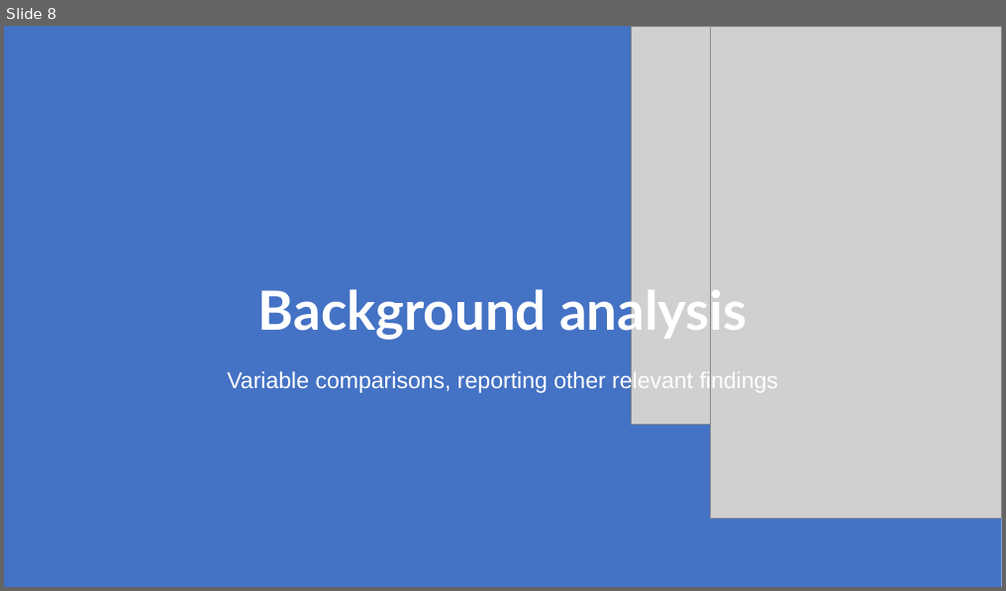
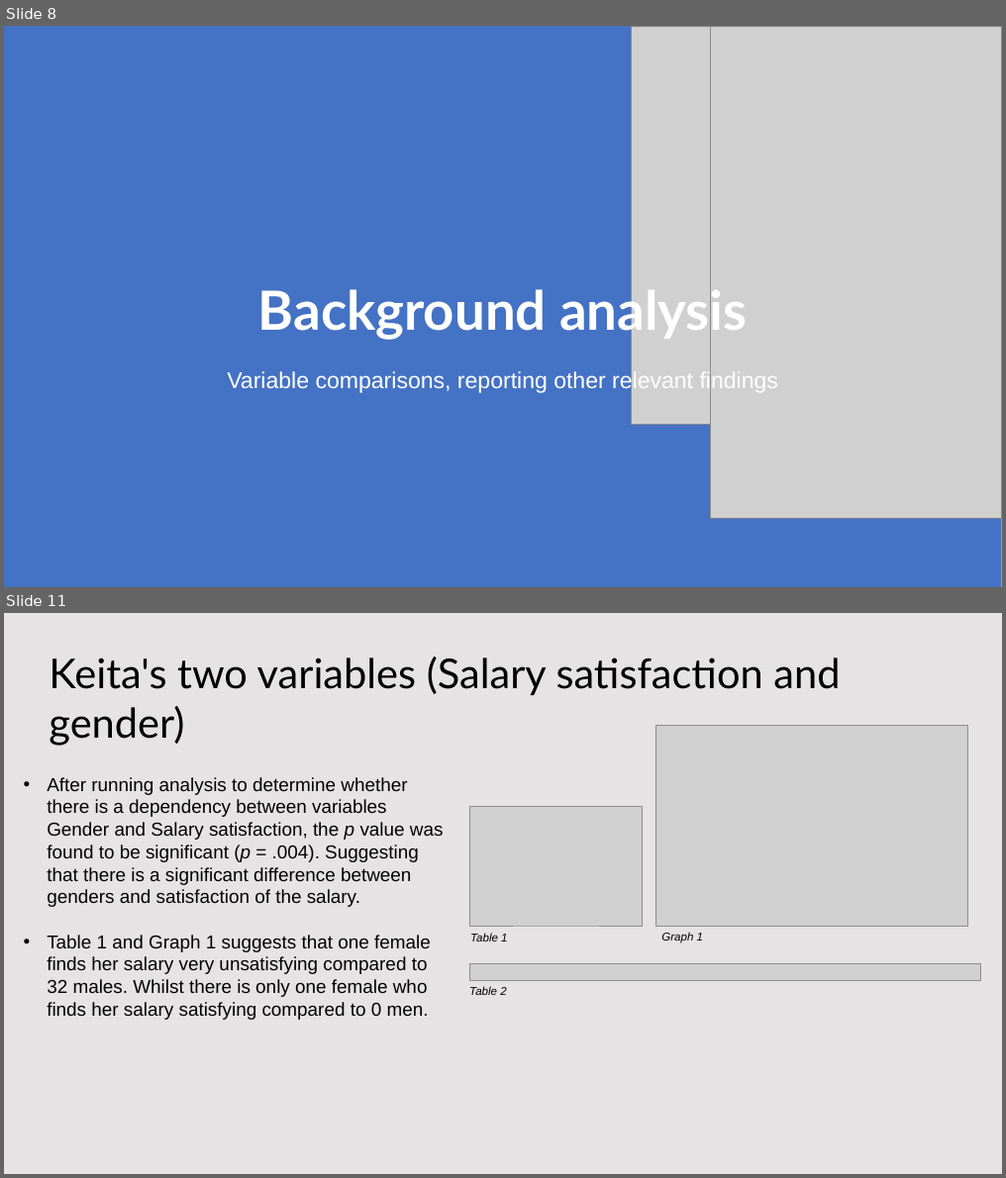
Before and after one commit to KatieRJ/BigDataProject, a slide deck: BigDataProject presentation.pptx. Shown one above the other, each under a label of ours: slide 8 before the commit, slides 8 and 11 after it; the slides between them are not shown. The pictures are 1006x591 and 1006x1178 pixels, drawn with LibreOffice and Linux fonts; fonts in the diff are those of the drawing; grey boxes stand for pictures; background and template pictures are left out. Boxes give left, top, right and bottom in pixels: in the first picture for what was removed or moved away, otherwise in the second. Text is boxed around its words. In the diff, an @@ line names an element or a change of style, - is before the commit and + after.

```diff
--- a/BigDataProject presentation.pptx
+++ b/BigDataProject presentation.pptx
@@ slide 11 added at [4,613,1002,1174], background #FFFFFF @@
@@ rectangle added at [4,613,1002,1174], fill #DBD8D8 at 70% opacity @@
@@ title added at [49,657,840,746], 39.6 pt, text #000000 @@
+Keita's two variables (Salary satisfaction and gender)
@@ picture added at [656,725,968,927] @@
@@ text added at [47,777,444,1020], 18 pt, text #000000 @@
+• After running analysis to determine whether there is a dependency between variables Gender and Salary satisfaction, the p value was found to be significant (p = .004). Suggesting that there is a significant difference between genders and satisfaction of the salary.
+• Table 1 and Graph 1 suggests that one female finds her salary very unsatisfying compared to 32 males. Whilst there is only one female who finds her salary satisfying compared to 0 men.
@@ picture added at [469,806,643,926] @@
@@ text added at [470,933,507,942], 11 pt, text #000000, italic @@
+Table 1
@@ text added at [661,932,703,944], 11 pt, text #000000, italic @@
+Graph 1
@@ picture added at [469,964,980,980] @@
@@ text added at [469,986,506,995], 11 pt, text #000000, italic @@
+Table 2
```
Also in this commit, not shown: 8 slides changed, 1 other slide added, 1 other file.
